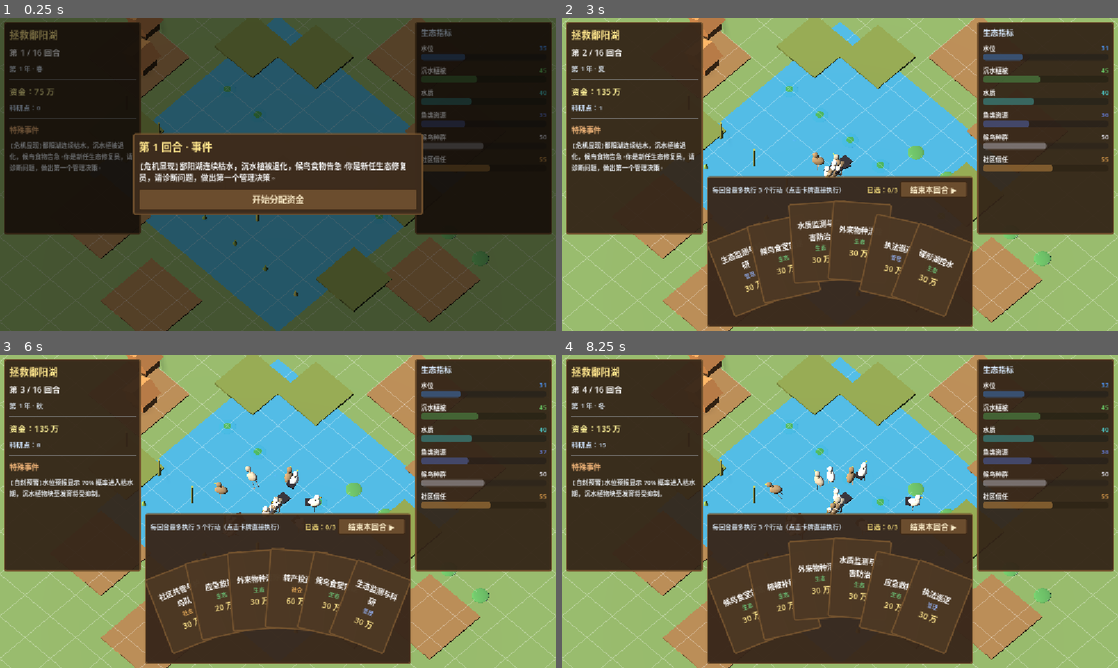
Above: before the commit, frames 1-4 (two rows, left to right).
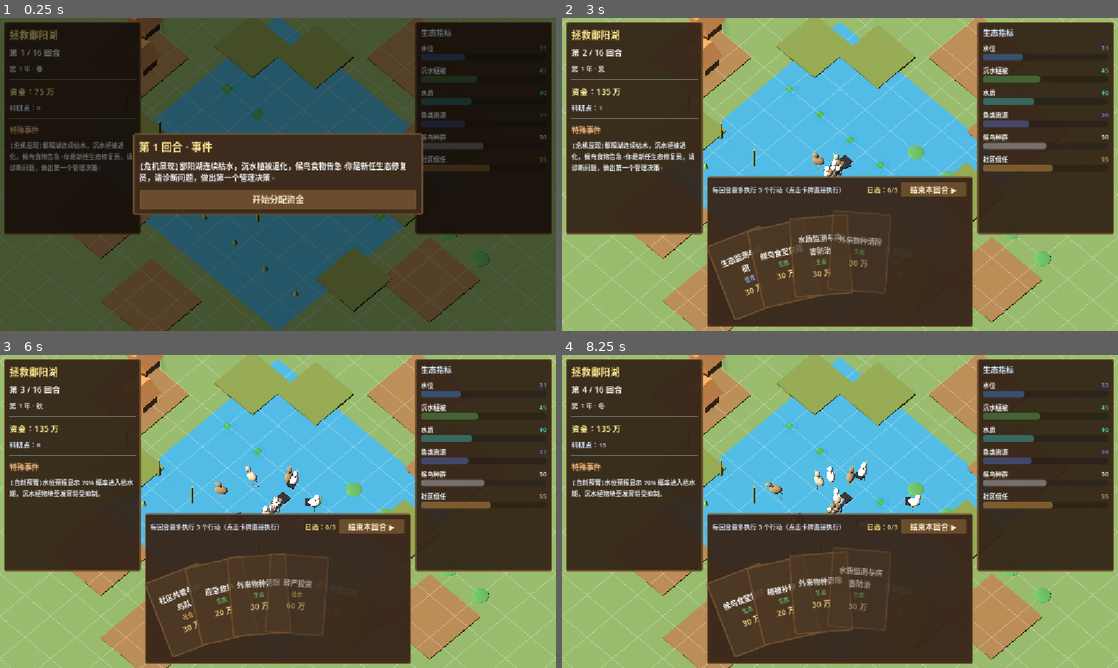
Above: after the commit, the same moments.

Repository: JoKanshin/poyanghu
Game: Godot game, scene res://scenes/main.tscn
Same seed, same stepped clock (60 frames per second), same inputs: the game is played once before the commit and once after it.
Inputs:
- Up to frame 1 (0.25 s): no input
- Up to frame 2 (3 s): click "开始分配资金" at 0.5 s; click "结束本回合 ▶" at 1.25 s; click "继续" at 2 s; click "收下（继续）" at 2.75 s
- Up to frame 3 (6 s): click "结束本回合 ▶" at 3.5 s; click "继续" at 4.25 s; click "收下（继续）" at 5 s; click "开始分配资金" at 5.75 s
- Up to frame 4 (8.25 s): click "结束本回合 ▶" at 6.5 s; click "继续" at 7.25 s; click "收下（继续）" at 8 s

The runs differ from the first frame. In frame 1, less than 0.1% of the frame differs, in the area x 28-89%, y 21-90%; in frame 2, 3.0%, in the area x 25-75%, y 58-97%; in frame 3, 2.8%; in frame 4, 2.9%.

Commit message:
feat: 补齐动画过渡（发牌/弹窗/生态变化）
- 发牌入场：牌从下方滑入+逐张错开45ms，CUBIC EASE_OUT
- 弹窗淡入+面板TRANS_BACK轻微弹入
- 物种/植物增减改为TRANS_BACK弹性登场，替代瞬间显示消失

Diff:
--- a/scripts/main.gd
+++ b/scripts/main.gd
@@ -32,6 +32,7 @@
 var current_hand: Array = []   # 当前手牌（card dict 数组）
 var card_infos: Array = []     # {panel, card_id, base_pos, theta, radial, selected}
 var _fan_layout_size: Vector2 = Vector2.ZERO  # 上次布局时的容器尺寸
+var play_deal_anim: bool = false              # 下次布局时播放发牌入场动画
 var popup_root: Control
 var dim: ColorRect
 var popup_center: CenterContainer
@@ -493,7 +494,17 @@
 		var view: Dictionary = species_views[sid]
 		var rigs: Array = view["rigs"]
 		for i in rigs.size():
-			rigs[i].visible = i < count
+			var rig: Node3D = rigs[i]
+			var should_show := i < count
+			if should_show and not rig.visible:
+				# 新出现的个体：弹性放大登场（TRANS_BACK，有"冒出来"的弹性感）
+				rig.visible = true
+				rig.scale = Vector3(0.01, 0.01, 0.01)
+				var tw := rig.create_tween()
+				tw.set_trans(Tween.TRANS_BACK).set_ease(Tween.EASE_OUT)
+				tw.tween_property(rig, "scale", Vector3.ONE, 0.4)
+			elif not should_show and rig.visible:
+				rig.visible = false
 
 
 ## 为每种植物生成一组个体
@@ -542,9 +553,26 @@
 		var meshes: Array = view["meshes"]
 		var kind: String = view["kind"]
 		for i in meshes.size():
-			meshes[i].visible = i < count
-			if meshes[i].visible:
-				meshes[i].position = _plant_position(pid, kind, i)
+			var mi: MeshInstance3D = meshes[i]
+			var should_show := i < count
+			if should_show and not mi.visible:
+				mi.visible = true
+				mi.position = _plant_position(pid, kind, i)
+				mi.scale = Vector3(0.01, 0.01, 0.01)
+				var tw := mi.create_tween()
+				tw.set_trans(Tween.TRANS_BACK).set_ease(Tween.EASE_OUT)
+				tw.tween_property(mi, "scale", _plant_scale(pid, kind), 0.45)
+			elif not should_show and mi.visible:
+				mi.visible = false
+
+
+## 植物原始缩放（用于弹性动画还原）
+func _plant_scale(pid: String, kind: String) -> Vector3:
+	match kind:
+		"submerged", "floating":
+			return Vector3(1.2, 0.3, 1.2)
+		_:
+			return Vector3.ONE
 
 
 func _plant_position(pid: String, kind: String, i: int) -> Vector3:
@@ -796,6 +824,7 @@
 
 func _enter_allocate() -> void:
 	current_hand = GameState.draw_cards(6)
+	play_deal_anim = true
 	_build_hand_panel()
 	hand_panel.visible = true
 
@@ -873,6 +902,25 @@
 		card_infos[i]["theta"] = thetas[i]
 		card_infos[i]["radial"] = Vector2(sin(thetas[i]), -cos(thetas[i]))
 	_fan_layout_size = area_size
+	# 发牌入场动画（从下方滑入 + 逐张错开）
+	if play_deal_anim:
+		play_deal_anim = false
+		_play_deal_animation()
+
+
+## 发牌入场：牌从下方滑入，逐张错开（EASE_OUT，玩家等待中的入场用稍长时长）
+func _play_deal_animation() -> void:
+	for i in card_infos.size():
+		var info: Dictionary = card_infos[i]
+		var panel: PanelContainer = info["panel"]
+		var target: Vector2 = info["base_pos"]
+		panel.position = target + Vector2(0, 90.0)
+		panel.modulate.a = 0.0
+		var tw := panel.create_tween()
+		tw.set_parallel(true)
+		tw.set_trans(Tween.TRANS_CUBIC).set_ease(Tween.EASE_OUT)
+		tw.tween_property(panel, "position", target, 0.34).set_delay(i * 0.045)
+		tw.tween_property(panel, "modulate:a", 1.0, 0.22).set_delay(i * 0.045)
 
 
 ## 容器尺寸变化时重排（确保扇形始终居中）
@@ -1112,6 +1160,16 @@
 	popup_button.text = button_text
 	_popup_continue = on_continue
 	popup_root.visible = true
+	# 弹窗淡入 + 面板轻微上浮（玩家等待中的反馈，用稍长时长更从容）
+	popup_root.modulate.a = 0.0
+	popup_panel.scale = Vector2(0.94, 0.94)
+	popup_panel.pivot_offset = popup_panel.size * 0.5
+	var tw := popup_root.create_tween()
+	tw.set_trans(Tween.TRANS_CUBIC).set_ease(Tween.EASE_OUT)
+	tw.tween_property(popup_root, "modulate:a", 1.0, 0.18)
+	var tw2 := popup_panel.create_tween()
+	tw2.set_trans(Tween.TRANS_BACK).set_ease(Tween.EASE_OUT)
+	tw2.tween_property(popup_panel, "scale", Vector2.ONE, 0.24)
 
 
 func _on_popup_button() -> void:
